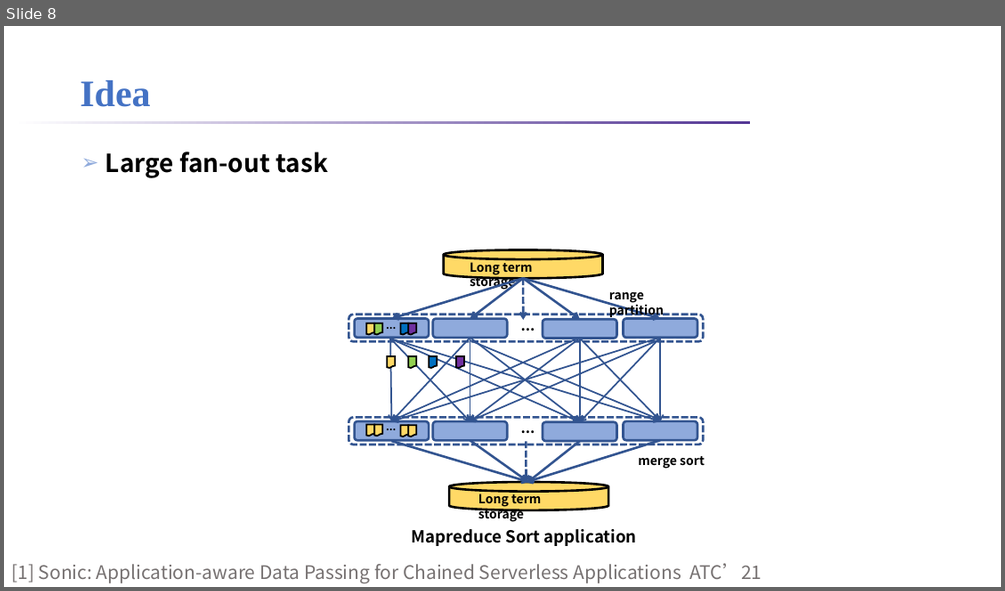
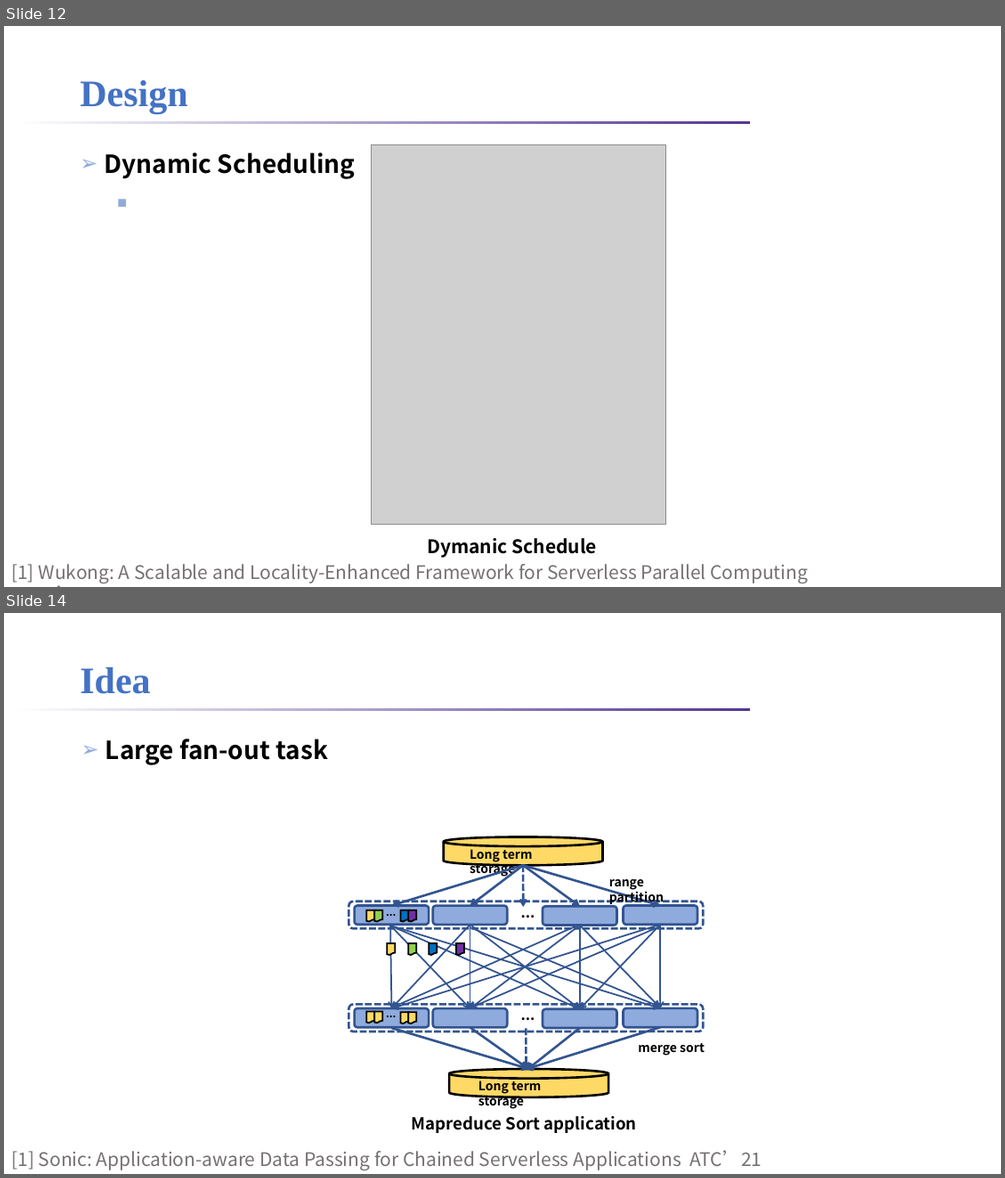
Before and after one commit to lt2000/ADSL, a slide deck: meeting/利用调度解决Serverless的IO时延问题.pptx. Shown one above the other, each under a label of ours: slide 8 before the commit, slides 12 and 14 after it; the slides between them are not shown. The pictures are 1005x591 and 1005x1178 pixels, drawn with LibreOffice and Linux fonts; fonts in the diff are those of the drawing; grey boxes stand for pictures; background and template pictures are left out. Boxes give left, top, right and bottom in pixels: in the first picture for what was removed or moved away, otherwise in the second. Text is boxed around its words. In the diff, an @@ line names an element or a change of style, - is before the commit and + after.

```diff
--- a/meeting/利用调度解决Serverless的IO时延问题.pptx
+++ b/meeting/利用调度解决Serverless的IO时延问题.pptx
@@ slide 12 added at bbox=[4, 26, 1001, 587], background #FFFFFF; not listed: 1 template element that a slide beside it also shows @@
@@ title added at bbox=[80, 80, 187, 113], 36 pt, text #4472C4, bold @@
+Design
@@ text added at bbox=[105, 152, 355, 179], 24 pt, text #000000, bold @@
+➢ Dynamic Scheduling
@@ picture added at bbox=[372, 144, 666, 524] @@
@@ text added at bbox=[427, 538, 597, 557], 18 pt, text #000000, bold @@
+Dymanic Schedule
@@ text added at bbox=[11, 564, 809, 583], 18 pt, text #767171 @@
+[1] Wukong: A Scalable and Locality-Enhanced Framework for Serverless Parallel Computing SoCC’20
@@ what was slide 8 is now slide 14 @@
```
Also in this commit, not shown: 3 slides changed, 6 other slides added, 1 slide removed, 2 other files.
